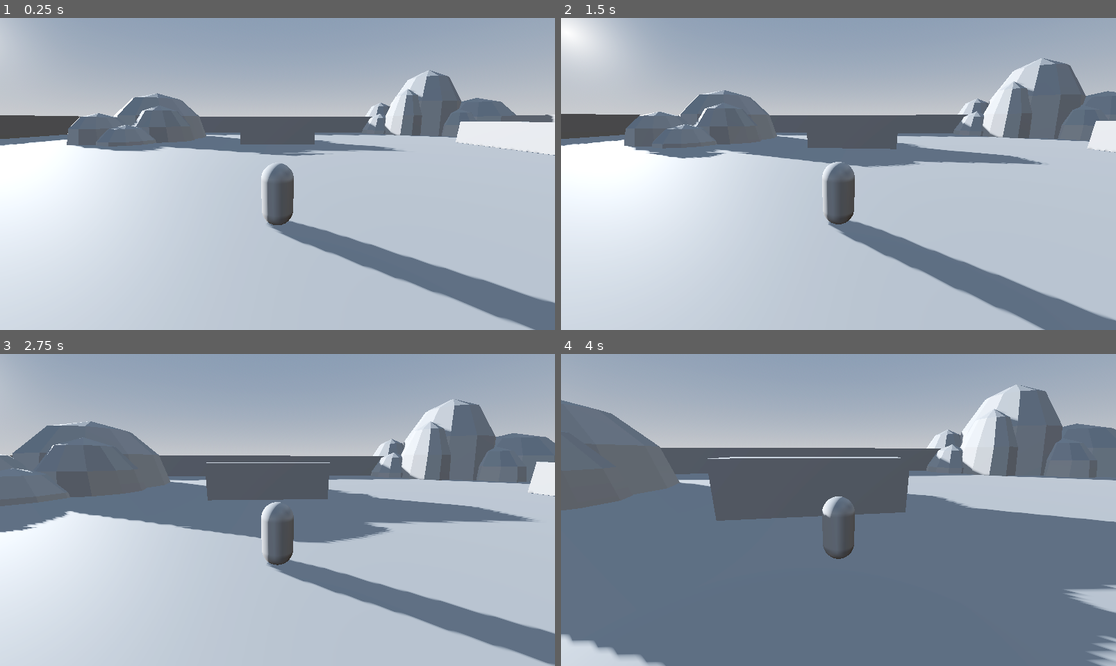
Above: before the commit, frames 1-4 (two rows, left to right).
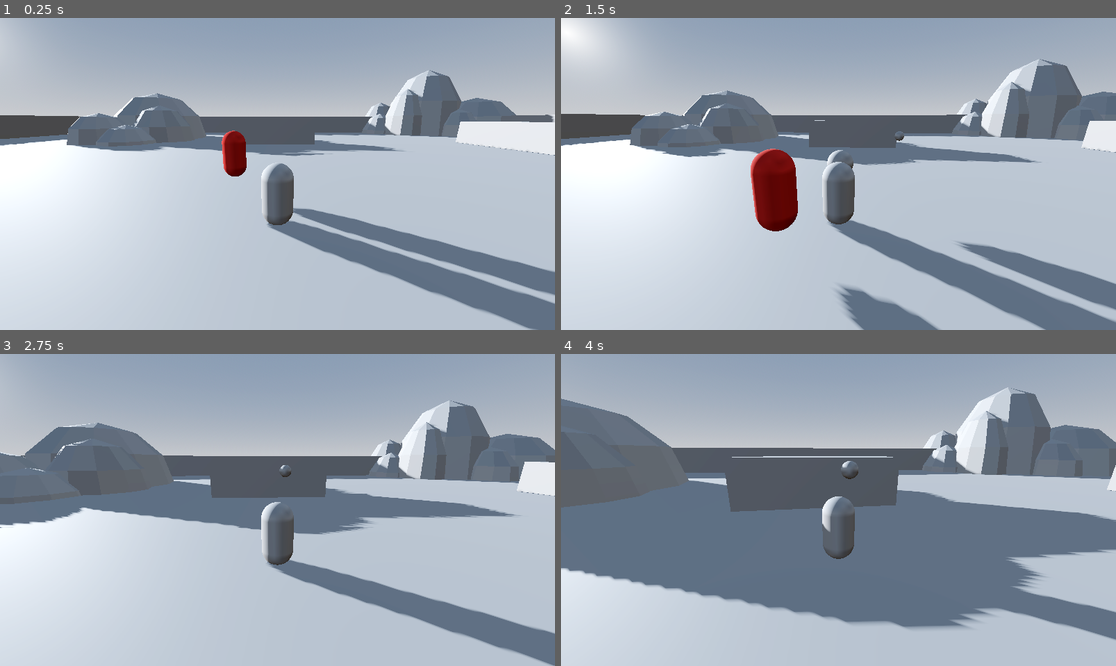
Above: after the commit, the same moments.

Repository: SrPatto/berial-mision
Game: Godot game, scene res://Scenes/prototype.tscn
Two runs of this game, one before a commit and one after it. Both use one fixed random seed, a clock stepped at 60 frames per second and the inputs below. This scene is started directly instead of the project's main scene.
Inputs (mouse positions are in pixels of both pictures, inside the frame that each line leads up to):
- Up to frame 1 (0.25 s): no input
- Up to frame 2 (1.5 s): tap Enter (ui_accept) at 0.5, 0.77 s; move the mouse to (866, 174) at 0.52 s; press the mouse at (866, 174) at 0.53 s; hold W (forward) from 0.53 s (still down); move the mouse to (810, 174) at 1.27 s; release the mouse at (810, 174) at 1.28 s; click (810, 174) at 1.35 s
- Up to frame 3 (2.75 s): keep holding W (forward); tap Enter (ui_accept) at 1.52 s; move the mouse to (288, 503) at 2.02 s; press the mouse at (288, 503) at 2.03 s
- Up to frame 4 (4 s): keep holding W (forward); move the mouse to (832, 516) at 2.77 s; release the mouse at (832, 516) at 2.78 s; click (832, 516) at 2.85 s; tap Enter (ui_accept) at 3.02, 3.77 s; move the mouse to (877, 513) at 3.52 s; press the mouse at (877, 513) at 3.53 s

The runs differ from the first frame. In frame 1, 3.6% of the frame differs, in the area x 0-100%, y 31-100%; in frame 2, 7.2%; in frame 3, 4.6%; in frame 4, 25%, in the area x 0-100%, y 9-100%.

Commit message:
Mecánicas de disparo
Se añadió una clase para enemigos con una subclase de un enemigo que hace daño al entrar en contacto con el jugador, el jugador dispara a los enemigos con un click, los enemigos instanciados tienen 3 de HP y 10 de daño, el jugador tiene 10 de vida, por lo que los enemigos lo matan al entrar en contacto con él, de igual forma los enemigos hacen daño en repetidas ocaciones para que el personaje reaccione, los enemigos buscan al jugador en cuanto el jugador entra en su campo de visión y las balas hacen 1 de daño que disminuye en 1 el hp del enemigo contra el que entra en contacto

Diff:
--- a/Assets/player.tscn
+++ b/Assets/player.tscn
@@ -1,6 +1,7 @@
-[gd_scene load_steps=4 format=3 uid="uid://cv4l875r6u1oh"]
+[gd_scene load_steps=5 format=3 uid="uid://cv4l875r6u1oh"]
 
-[ext_resource type="Script" uid="uid://dehh14aun35db" path="res://Assets/player.gd" id="1_tpd1a"]
+[ext_resource type="Script" uid="uid://dehh14aun35db" path="res://Scripts/player.gd" id="1_tpd1a"]
+[ext_resource type="PackedScene" uid="uid://b0g5xgxk8kwop" path="res://Scenes/bullet.tscn" id="2_chitn"]
 
 [sub_resource type="CapsuleMesh" id="CapsuleMesh_4flbx"]
 
@@ -8,6 +9,7 @@
 
 [node name="Player" type="CharacterBody3D"]
 script = ExtResource("1_tpd1a")
+bullet = ExtResource("2_chitn")
 
 [node name="MeshInstance3D" type="MeshInstance3D" parent="."]
 mesh = SubResource("CapsuleMesh_4flbx")
@@ -21,3 +23,6 @@
 [node name="SpringArm3D" type="SpringArm3D" parent="pivot"]
 
 [node name="Camera3D" type="Camera3D" parent="pivot/SpringArm3D"]
+
+[node name="gun" type="Node3D" parent="."]
+transform = Transform3D(1, 0, 0, 0, 1, 0, 0, 0, 1, 0, 0.25624, -0.75)
--- /dev/null
+++ b/Scenes/basicEnemy.tscn
@@ -0,0 +1,44 @@
+[gd_scene load_steps=7 format=3 uid="uid://c7huoimq03bxo"]
+
+[ext_resource type="Script" uid="uid://qipudkdnm6kp" path="res://Scripts/basic_enemy.gd" id="1_schv3"]
+
+[sub_resource type="StandardMaterial3D" id="StandardMaterial3D_lyrcd"]
+albedo_color = Color(0.701961, 0.0705882, 0, 1)
+
+[sub_resource type="CapsuleMesh" id="CapsuleMesh_schv3"]
+material = SubResource("StandardMaterial3D_lyrcd")
+
+[sub_resource type="CapsuleShape3D" id="CapsuleShape3D_1018e"]
+
+[sub_resource type="CylinderShape3D" id="CylinderShape3D_schv3"]
+radius = 3.74268
+
+[sub_resource type="CylinderShape3D" id="CylinderShape3D_1018e"]
+radius = 1.0
+
+[node name="CharacterBody3D" type="CharacterBody3D"]
+script = ExtResource("1_schv3")
+
+[node name="MeshInstance3D" type="MeshInstance3D" parent="."]
+mesh = SubResource("CapsuleMesh_schv3")
+
+[node name="CollisionShape3D" type="CollisionShape3D" parent="."]
+shape = SubResource("CapsuleShape3D_1018e")
+
+[node name="Area3D" type="Area3D" parent="."]
+
+[node name="CollisionShape3D" type="CollisionShape3D" parent="Area3D"]
+shape = SubResource("CylinderShape3D_schv3")
+
+[node name="AreaAttack" type="Area3D" parent="."]
+
+[node name="CollisionShape3D" type="CollisionShape3D" parent="AreaAttack"]
+shape = SubResource("CylinderShape3D_1018e")
+
+[node name="Timer" type="Timer" parent="."]
+
+[connection signal="body_entered" from="Area3D" to="." method="_on_area_3d_body_entered"]
+[connection signal="body_exited" from="Area3D" to="." method="_on_area_3d_body_exited"]
+[connection signal="body_entered" from="AreaAttack" to="." method="_on_area_attack_body_entered"]
+[connection signal="body_exited" from="AreaAttack" to="." method="_on_area_attack_body_exited"]
+[connection signal="timeout" from="Timer" to="." method="_on_timer_timeout"]
--- /dev/null
+++ b/Scenes/bullet.tscn
@@ -0,0 +1,27 @@
+[gd_scene load_steps=5 format=3 uid="uid://b0g5xgxk8kwop"]
+
+[ext_resource type="Script" uid="uid://d040bwgh0awoa" path="res://Scripts/Bullet.gd" id="1_xjght"]
+
+[sub_resource type="SphereMesh" id="SphereMesh_4mw4s"]
+
+[sub_resource type="SphereShape3D" id="SphereShape3D_xjght"]
+
+[sub_resource type="SphereShape3D" id="SphereShape3D_oduel"]
+radius = 0.600401
+
+[node name="CharacterBody3D" type="CharacterBody3D"]
+transform = Transform3D(0.2, 0, 0, 0, 0.2, 0, 0, 0, 0.2, 0, 0, 0)
+script = ExtResource("1_xjght")
+
+[node name="MeshInstance3D" type="MeshInstance3D" parent="."]
+mesh = SubResource("SphereMesh_4mw4s")
+
+[node name="CollisionShape3D" type="CollisionShape3D" parent="."]
+shape = SubResource("SphereShape3D_xjght")
+
+[node name="Area3D" type="Area3D" parent="."]
+
+[node name="CollisionShape3D" type="CollisionShape3D" parent="Area3D"]
+shape = SubResource("SphereShape3D_oduel")
+
+[connection signal="body_entered" from="Area3D" to="." method="_on_area_3d_body_entered"]
--- a/Scenes/prototype.tscn
+++ b/Scenes/prototype.tscn
@@ -1,6 +1,7 @@
-[gd_scene load_steps=5 format=3 uid="uid://wtut8q7yoes0"]
+[gd_scene load_steps=6 format=3 uid="uid://wtut8q7yoes0"]
 
 [ext_resource type="PackedScene" uid="uid://cv4l875r6u1oh" path="res://Assets/player.tscn" id="1_6ox75"]
+[ext_resource type="PackedScene" uid="uid://c7huoimq03bxo" path="res://Scenes/basicEnemy.tscn" id="2_4ousu"]
 
 [sub_resource type="ProceduralSkyMaterial" id="ProceduralSkyMaterial_5hwrp"]
 sky_horizon_color = Color(0.662243, 0.671743, 0.686743, 1)
@@ -16,6 +17,7 @@
 glow_enabled = true
 
 [node name="prototype" type="Node3D"]
+transform = Transform3D(1, 0, 0, 0, 1, 0, 0, 0, 1, 0.04, 0, 0)
 
 [node name="WorldEnvironment" type="WorldEnvironment" parent="."]
 environment = SubResource("Environment_4ousu")
@@ -193,3 +195,21 @@
 
 [node name="Player" parent="." instance=ExtResource("1_6ox75")]
 transform = Transform3D(1, 0, 0, 0, 1, 0, 0, 0, 1, 0, 1.79105, 0)
+
+[node name="CharacterBody3D" parent="." instance=ExtResource("2_4ousu")]
+transform = Transform3D(1, 0, 0, 0, 1, 0, 0, 0, 1, -1.99074, 2.34072, -2.99413)
+hp = 3.0
+damage = 10.0
+speed = 50.0
+
+[node name="CharacterBody3D3" parent="." instance=ExtResource("2_4ousu")]
+transform = Transform3D(1, 0, 0, 0, 1, 0, 0, 0, 1, 16.3322, 2.34072, 3.08829)
+hp = 3.0
+damage = 10.0
+speed = 50.0
+
+[node name="CharacterBody3D2" parent="." instance=ExtResource("2_4ousu")]
+transform = Transform3D(1, 0, 0, 0, 1, 0, 0, 0, 1, -1.99074, 2.34072, 8.93416)
+hp = 3.0
+damage = 10.0
+speed = 50.0
--- /dev/null
+++ b/Scripts/BaseEnemy.gd
@@ -0,0 +1,20 @@
+class_name BaseEnemy
+extends CharacterBody3D
+
+@export_category("Attributes")
+@export var hp: float
+@export var damage: float
+@export var speed: float
+
+
+func movement(delta:float) -> void:
+	pass
+
+func die() -> void:
+	pass
+
+func attack(body: CharacterBody3D) -> void:
+	pass
+
+func receive_attack(damage: float) -> void:
+	hp -= damage
--- /dev/null
+++ b/Scripts/Bullet.gd
@@ -0,0 +1,21 @@
+extends CharacterBody3D
+
+var direction: Vector3
+var speed: float = 100
+var damage: float = 1
+var isAlive: bool
+
+func _ready() -> void:
+	isAlive = true
+	await get_tree().create_timer(1).timeout
+	queue_free() if isAlive else null
+
+func _physics_process(delta: float) -> void:
+	velocity += direction * speed * delta #+= produce movimiento acelerado
+	move_and_slide()
+
+
+func _on_area_3d_body_entered(body: Node3D) -> void:
+	if body is BaseEnemy:
+		body.receive_attack(damage)
+		queue_free()
--- /dev/null
+++ b/Scripts/basic_enemy.gd
@@ -0,0 +1,59 @@
+extends BaseEnemy
+
+@onready var player: CharacterBody3D = $"../Player" #Se obtiene variable player del arbol de nodos
+var isAttacking: bool
+
+func _process(delta: float) -> void:
+	if hp <= 0:
+		die()
+
+func _physics_process(delta: float) -> void:
+	if player != null && !isAttacking:
+		movement(delta)
+		return
+
+func die() -> void:
+	queue_free()
+
+func attack(body) -> void:
+	isAttacking = true
+	body.receive_attack(damage)
+
+func movement(delta: float) -> void:
+	var directionTo = player.global_position - global_position #¿Hacia qué se mueve? Al player
+	var direction = (transform.basis * Vector3(directionTo.x, 0, directionTo.z)).normalized() #Aplica vector de movimiento
+
+	if direction:
+		velocity = direction * delta * speed
+	else:
+		velocity.x = move_toward(velocity.x, 0, speed)
+		velocity.z = move_toward(velocity.z, 0, speed)
+
+	if not is_on_floor():
+		velocity += get_gravity() * delta
+
+	move_and_slide()
+
+func _on_area_3d_body_entered(body: Node3D) -> void:
+	if body.name == "Player":
+		player = body
+
+func _on_area_3d_body_exited(body: Node3D) -> void:
+	if body.name == "Player":
+		player = null
+
+"""Función para activar el ataque"""
+func _on_area_attack_body_entered(body: Node3D) -> void:
+	if body.name == "Player":
+		attack(body)
+		$Timer.start()
+
+func _on_area_attack_body_exited(body: Node3D) -> void:
+	if body.name == "Player":
+		isAttacking = false
+		$Timer.stop()
+
+
+func _on_timer_timeout() -> void:
+	if isAttacking:
+		attack(player)
--- a/Assets/player.gd
+++ b/Scripts/player.gd
@@ -1,14 +1,19 @@
 extends CharacterBody3D
-
 
 const SPEED = 5.0
 const JUMP_VELOCITY = 4.5
 var sens := .1
+var hp: float = 10
 
+@export var bullet: PackedScene
 @onready var cam = $pivot
 
 func _ready() -> void:
 	Input.mouse_mode = Input.MOUSE_MODE_CAPTURED #Desaparece el mouse de la pantalla
+
+func _process(delta: float) -> void:
+	if hp <= 0:
+		queue_free()
 
 func _physics_process(delta: float) -> void:
 	movement(delta)
@@ -19,6 +24,9 @@
 		rotate_y(deg_to_rad(-event.relative.x * sens)) #Rota el personaje según el movimiento horizontal del mouse
 		cam.rotate_x(deg_to_rad(-event.relative.y * sens)) #Rota la cámara en su eje x según el movimiento vertical
 		cam.rotation.x = clamp(cam.rotation.x, deg_to_rad(-90), deg_to_rad(45)) #Establece los límites de la rotación en el eje x de la cámara
+
+	if event.is_action_pressed("shoot"):
+		shoot()
 
 func movement(delta:float) -> void: #Movimiento del personaje
 	if not is_on_floor():
@@ -36,3 +44,12 @@
 	else:
 		velocity.x = move_toward(velocity.x, 0, SPEED)
 		velocity.z = move_toward(velocity.z, 0, SPEED)
+
+func shoot() -> void:
+	var _bullet = bullet.instantiate()
+	_bullet.global_position = $gun.global_position
+	_bullet.direction = (-transform.basis.z).normalized()
+	get_parent().add_child(_bullet)
+
+func receive_attack(damage:float) -> void:
+	hp -= damage
--- a/project.godot
+++ b/project.godot
@@ -37,3 +37,8 @@
 "events": [Object(InputEventKey,"resource_local_to_scene":false,"resource_name":"","device":-1,"window_id":0,"alt_press …(192 unchanged characters)…
 ]
 }
+shoot={
+"deadzone": 0.5,
+"events": [Object(InputEventMouseButton,"resource_local_to_scene":false,"resource_name":"","device":-1,"window_id":0,"alt_pressed":false,"shift_pressed":false,"ctrl_pressed":false,"meta_pressed":false,"button_mask":1,"position":Vector2(395, 15),"global_position":Vector2(404, 63),"factor":1.0,"button_index":1,"canceled":false,"pressed":true,"double_click":false,"script":null)
+]
+}
Not shown, added: Scripts/BaseEnemy.gd.uid
Not shown, added: Scripts/Bullet.gd.uid
Not shown, added: Scripts/basic_enemy.gd.uid
Renamed: Assets/player.gd.uid -> Scripts/player.gd.uid
